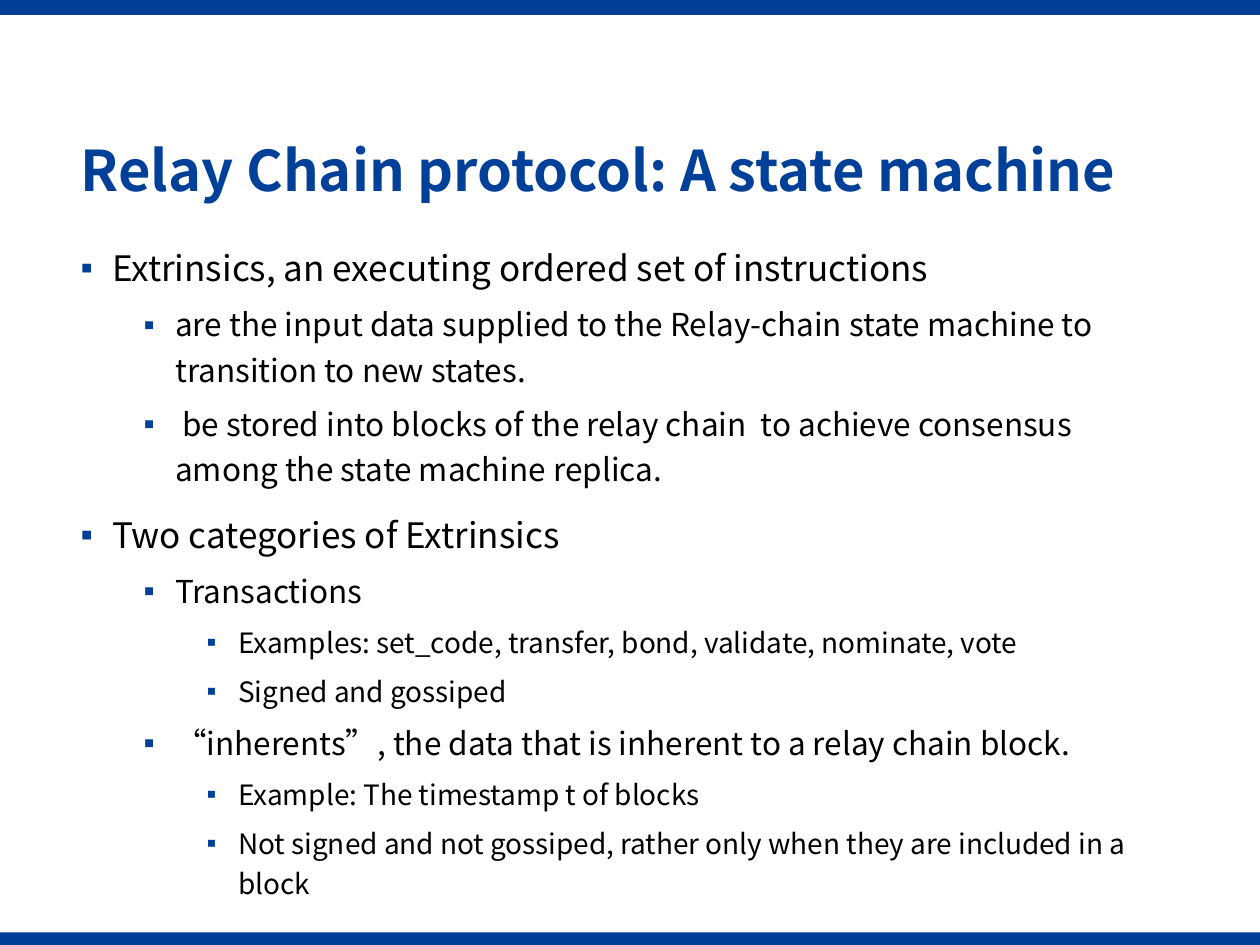
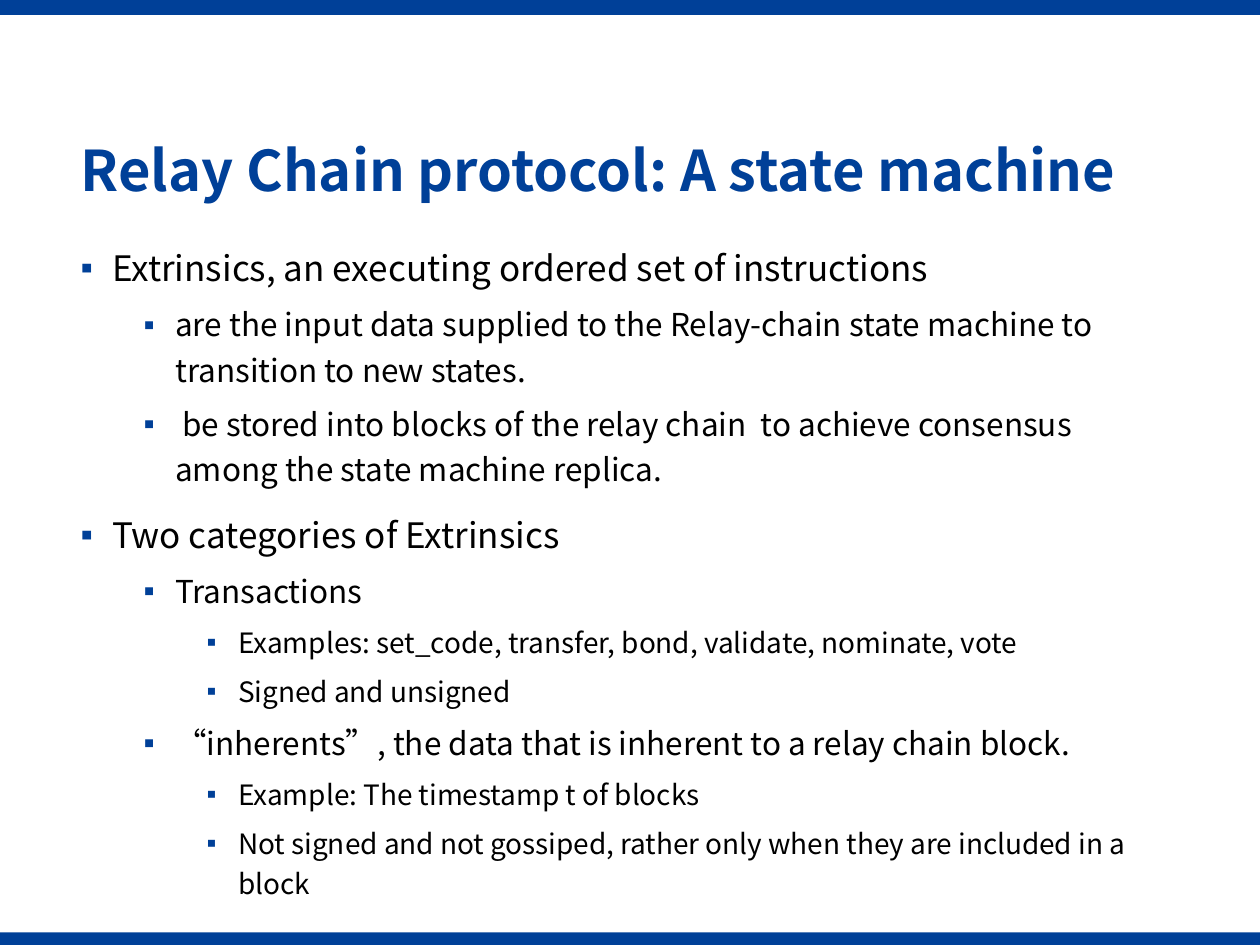
Before and after one commit to Voidkai/Polkadot, a slide deck: slide 12 of PPT/Polkadot-PPT.pptx (slide 11 before the commit). Drawn at 1260x945 pixels with LibreOffice and Linux fonts; fonts in the diff are those of the drawing; background and template pictures are left out. Boxes give left, top, right and bottom in pixels: in the first picture for what was removed or moved away, otherwise in the second. Text is boxed around its words. In the diff, an @@ line names an element or a change of style, - is before the commit and + after.

```diff
--- a/PPT/Polkadot-PPT.pptx
+++ b/PPT/Polkadot-PPT.pptx
@@ text at [238, 679, 511, 709]: text changed @@
-    ▪ Signed and gossiped
+    ▪ Signed and unsigned
```
Also in this commit, not shown: 1 other slide changed, 1 slide added.
